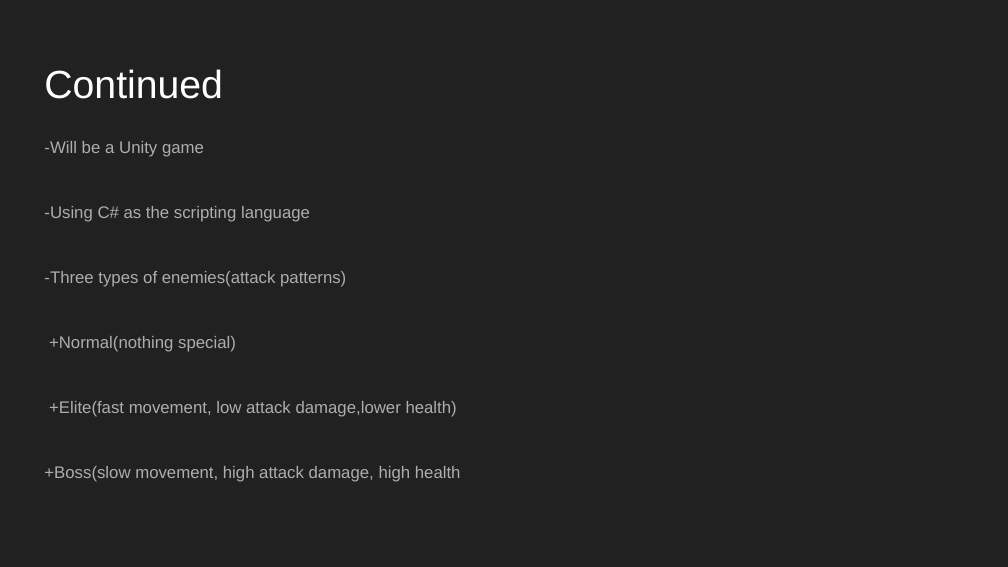
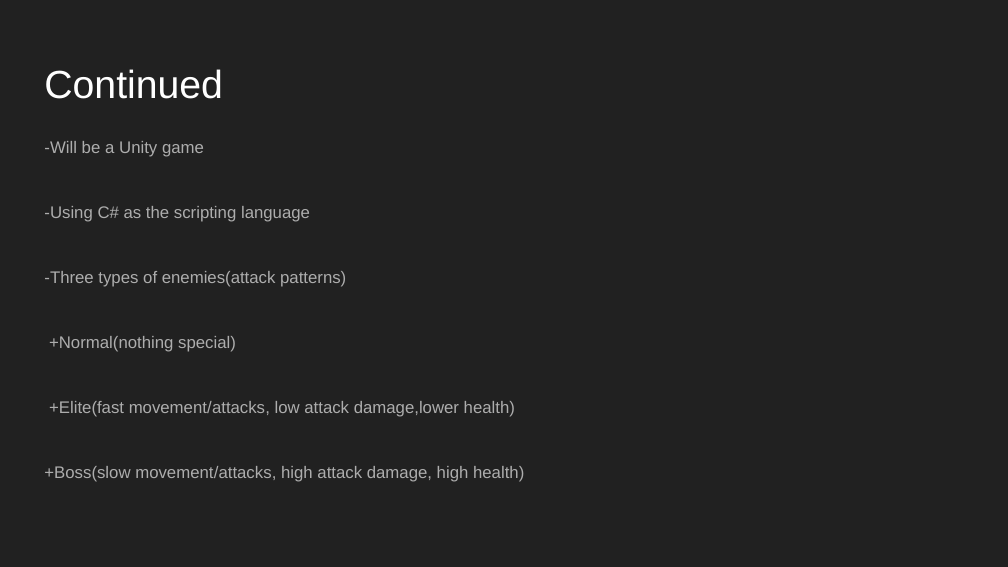
Before and after one commit to kko3/AdaptiveDifficulty, a slide deck: slide 3 of Ai Final persentation.pptx. Drawn at 1008x567 pixels with LibreOffice and Linux fonts; fonts in the diff are those of the drawing. Boxes give left, top, right and bottom in pixels: in the first picture for what was removed or moved away, otherwise in the second. Text is boxed around its words. In the diff, an @@ line names an element or a change of style, - is before the commit and + after.

Commit message:
Update Ai Final persentation.pptx
added boss /elite attack patterns

```diff
--- a/Ai Final persentation.pptx
+++ b/Ai Final persentation.pptx
@@ text at (44,401,524,482): text changed @@
-+Elite(fast movement, low attack damage,lower health)
-+Boss(slow movement, high attack damage, high health
++Elite(fast movement/attacks, low attack damage,lower health)
++Boss(slow movement/attacks, high attack damage, high health)
```
